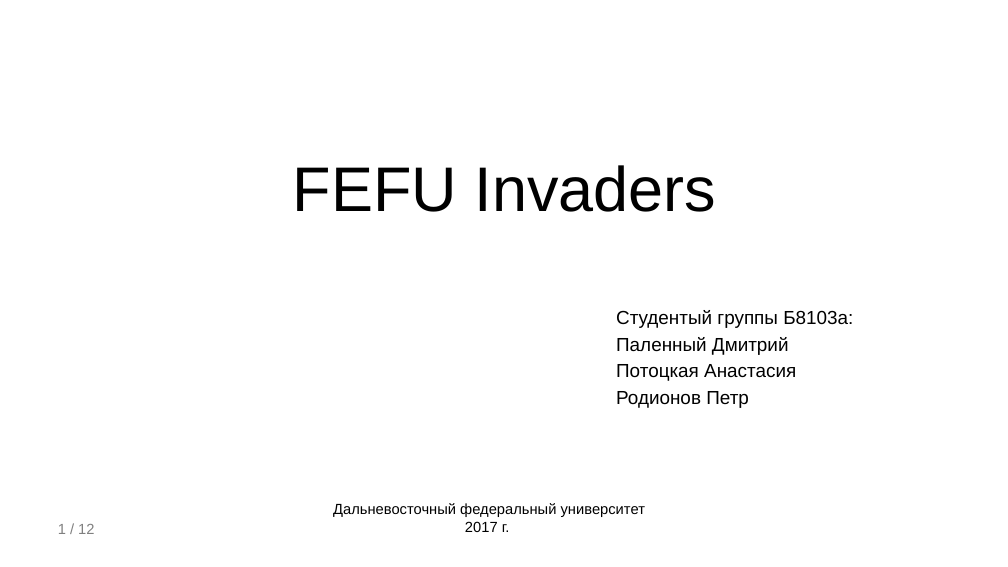
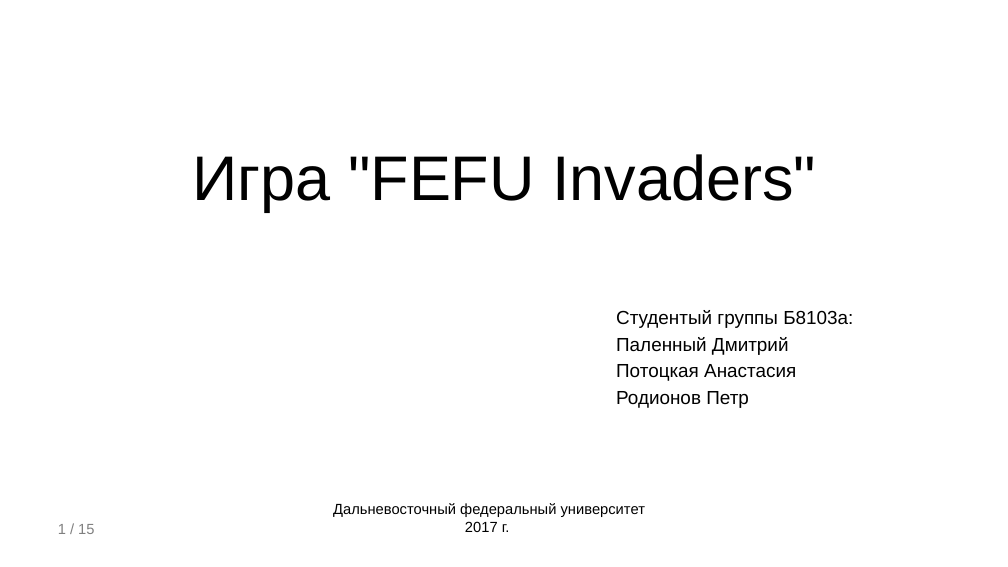
Before and after one commit to direded/direded.github.io, a slide deck: slide 1 of FEFU Invaders.pptx. Drawn at 1008x567 pixels with LibreOffice and Linux fonts; fonts in the diff are those of the drawing. Boxes give left, top, right and bottom in pixels: in the first picture for what was removed or moved away, otherwise in the second. Text is boxed around its words. In the diff, an @@ line names an element or a change of style, - is before the commit and + after.

```diff
--- a/FEFU Invaders.pptx
+++ b/FEFU Invaders.pptx
@@ title at [193, 154, 816, 211]: text changed @@
-FEFU Invaders
+Игра "FEFU Invaders"
@@ page number at [58, 524, 94, 534]: text changed @@
-1 / 12
+1 / 15
```
Also in this commit, not shown: 1 other slide changed, 1 slide added, 2 other files.
